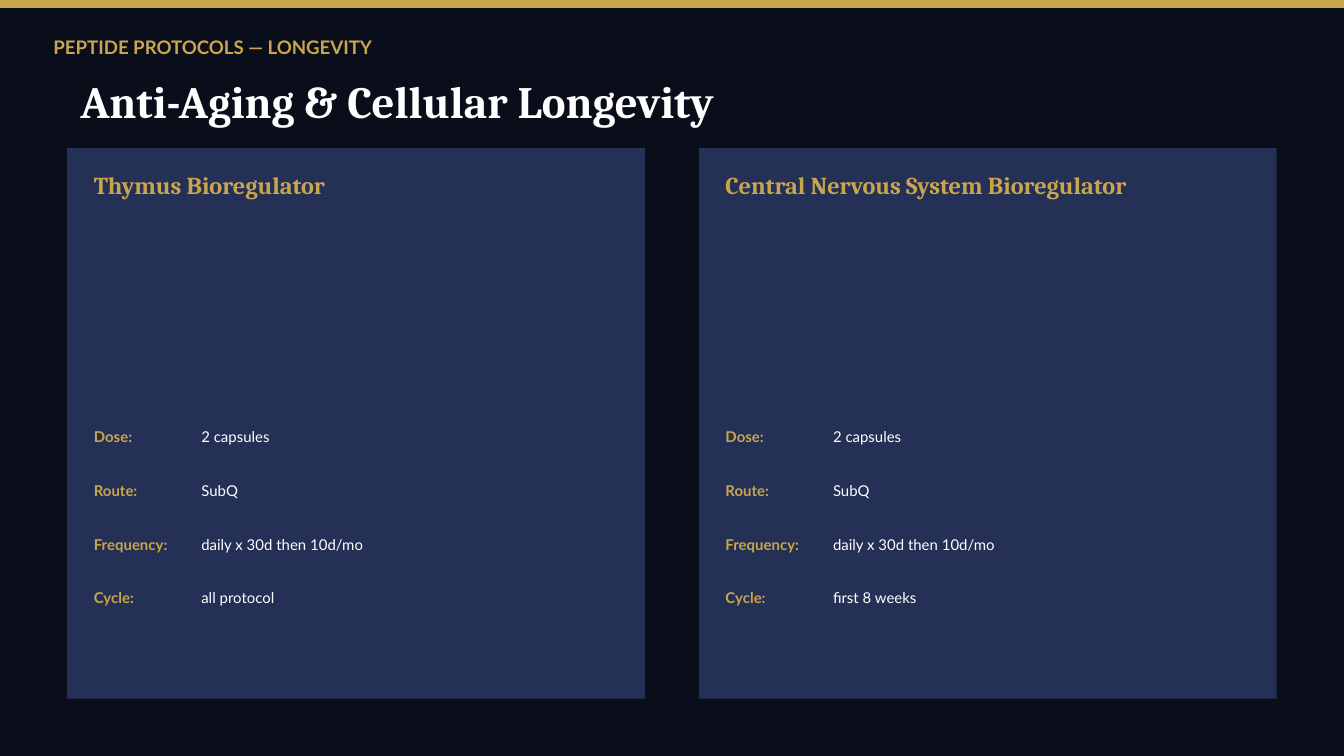
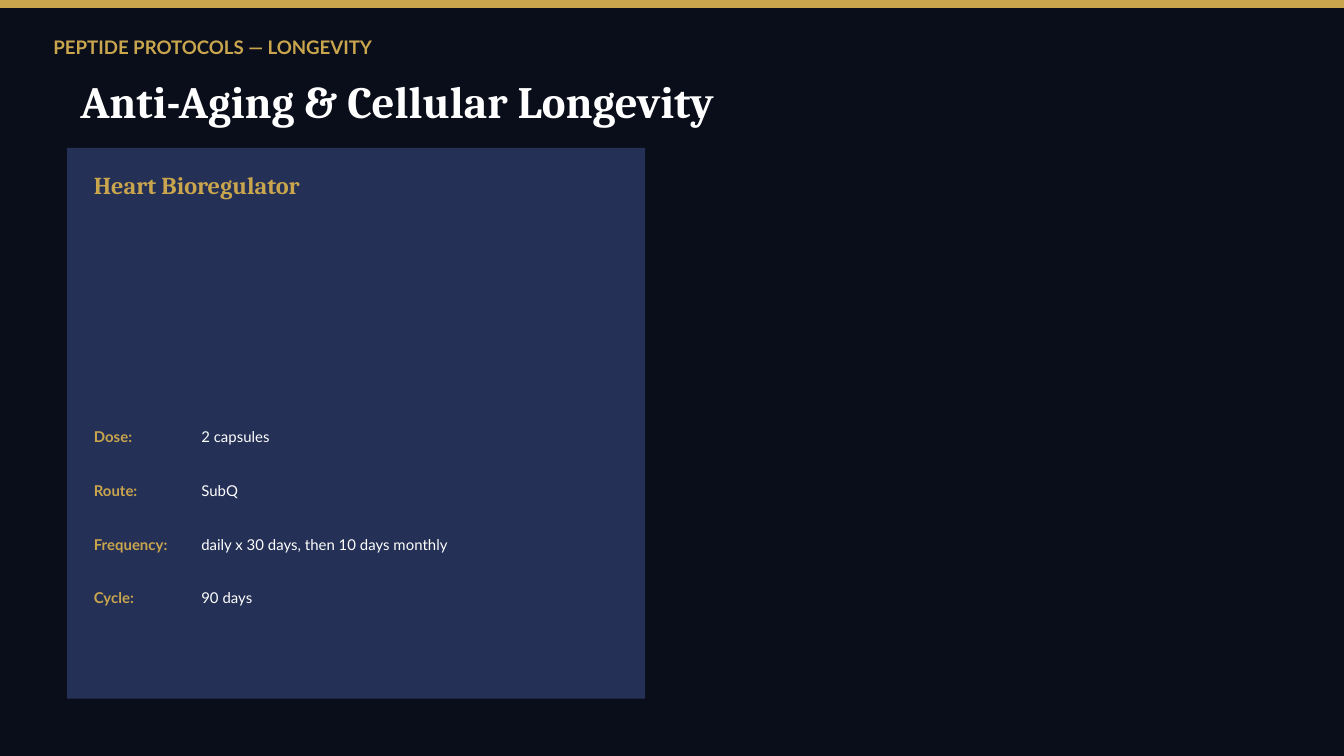
Before and after one commit to bfiveash22/ALLIO-ON-REPLIT, a slide deck: slide 13 of artifacts/api-server/generated-protocols/Annette_Gomer_Protocol_Presentation.pptx. Drawn at 1344x756 pixels with LibreOffice and Linux fonts; fonts in the diff are those of the drawing. Boxes give left, top, right and bottom in pixels: in the first picture for what was removed or moved away, otherwise in the second. Text is boxed around its words. In the diff, an @@ line names an element or a change of style, - is before the commit and + after.

```diff
--- a/artifacts/api-server/generated-protocols/Annette_Gomer_Protocol_Presentation.pptx
+++ b/artifacts/api-server/generated-protocols/Annette_Gomer_Protocol_Presentation.pptx
@@ rectangle removed at box(699, 148, 1277, 699) @@
@@ text at box(94, 177, 299, 200): text changed @@
-Thymus Bioregulator
+Heart Bioregulator
@@ text removed at box(725, 177, 1126, 200) @@
-Central Nervous System Bioregulator
@@ text removed at box(725, 431, 763, 442) @@
-Dose:
@@ text removed at box(833, 431, 902, 445) @@
-2 capsules
@@ text removed at box(725, 485, 768, 496) @@
-Route:
@@ text removed at box(833, 485, 870, 499) @@
-SubQ
@@ text at box(201, 539, 447, 553): text changed @@
-daily x 30d then 10d/mo
+daily x 30 days, then 10 days monthly
@@ text removed at box(725, 539, 799, 553) @@
-Frequency:
@@ text removed at box(833, 539, 995, 553) @@
-daily x 30d then 10d/mo
@@ text at box(201, 592, 253, 606): text changed @@
-all protocol
+90 days
@@ text removed at box(725, 592, 765, 606) @@
-Cycle:
@@ text removed at box(833, 592, 917, 603) @@
-first 8 weeks
```
Also in this commit, not shown: 11 other slides changed, 10 slides added, 1 slide removed, 11 other files.
